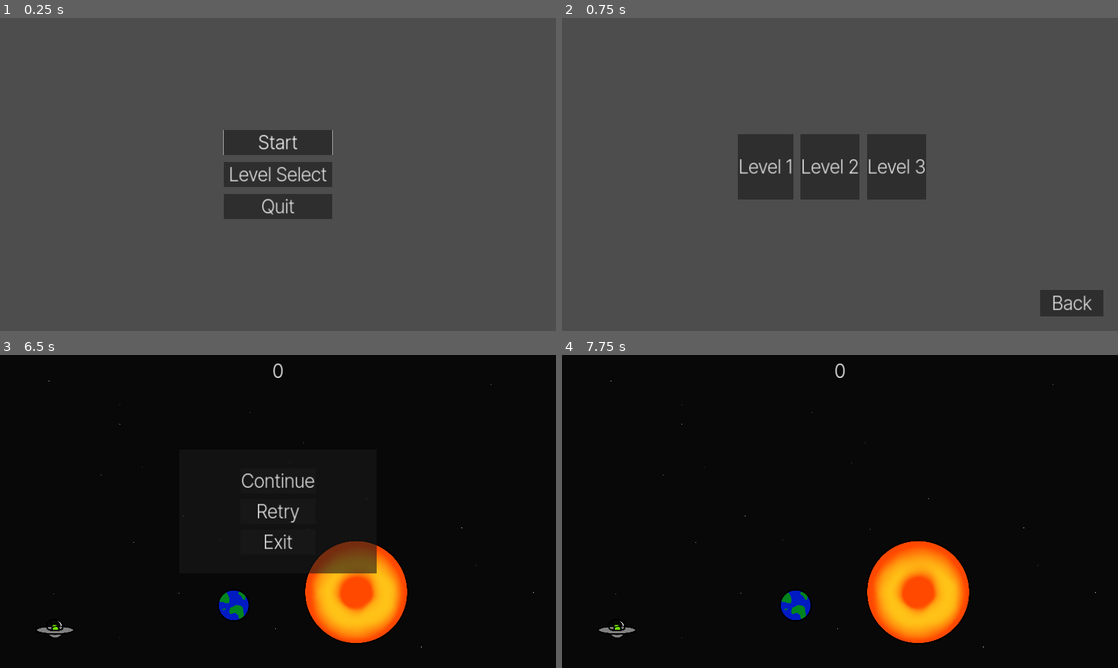
Above: before the commit, frames 1-4 (two rows, left to right).
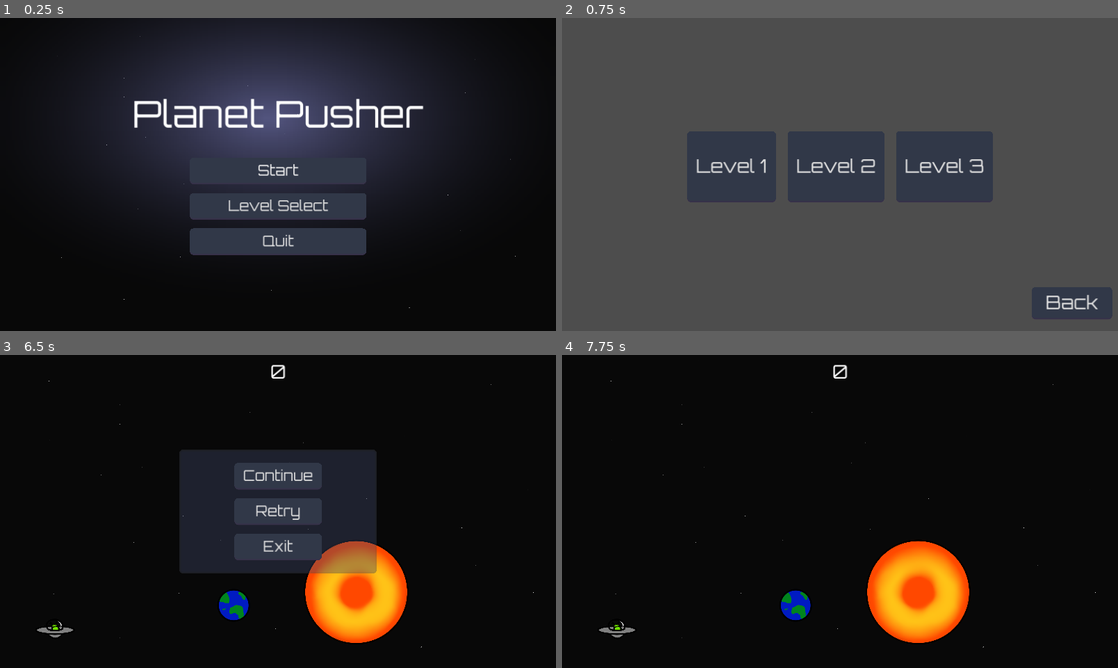
Above: after the commit, the same moments.

Repository: Afterglow375/godot_jam_03
Game: Godot game, scene res://scenes/ui/main_menu.tscn
Same seed, same stepped clock (60 frames per second), same inputs: the game is played once before the commit and once after it.
Inputs (mouse positions are in pixels of both pictures, inside the frame that each line leads up to):
- Up to frame 1 (0.25 s): no input
- Up to frame 2 (0.75 s): click "Level Select" at 0.5 s
- Up to frame 3 (6.5 s): click "Back" at 1.25 s; click "Start" at 2 s; tap Enter at 2.75, 5.75 s; drag from (55, 630) to (355, 592) at 2.77 s; drag from (166, 527) to (55, 630) at 3.52 s; move the mouse to (333, 442) at 4.27 s; tap R at 4.35, 5.85 s; click (333, 442) at 4.42 s; tap Space at 5 s; drag from (250, 574) to (111, 464) at 5.02 s; move the mouse to (444, 558) at 5.77 s; click (444, 558) at 5.92 s; tap Escape at 6.4 s
- Up to frame 4 (7.75 s): click "Retry" at 6.5 s; tap Space at 7.25 s; drag from (673, 464) to (756, 433) at 7.27 s

The runs differ from the first frame. In frame 1, 97% of the frame differs, in the area x 0-100%, y 0-100%; in frame 2, 14%; in frame 3, 13%; in frame 4, 0.1%.

Commit message:
Added theme

Diff:
--- /dev/null
+++ b/assets/themes/new_style_box_texture.tres
@@ -0,0 +1,11 @@
+[gd_resource type="StyleBoxTexture" load_steps=3 format=3 uid="uid://ng87h8xf338s"]
+
+[sub_resource type="Gradient" id="Gradient_uyamb"]
+offsets = PackedFloat32Array(0.00649351, 1)
+colors = PackedColorArray(0.245331, 0.286768, 0.414393, 1, 0.367233, 0.289591, 0.47631, 1)
+
+[sub_resource type="GradientTexture2D" id="GradientTexture2D_f5y6m"]
+gradient = SubResource("Gradient_uyamb")
+
+[resource]
+texture = SubResource("GradientTexture2D_f5y6m")
--- /dev/null
+++ b/assets/themes/theme.tres
@@ -0,0 +1,67 @@
+[gd_resource type="Theme" load_steps=6 format=3 uid="uid://cevaq6y06kp6a"]
+
+[sub_resource type="StyleBoxEmpty" id="StyleBoxEmpty_6oe5d"]
+
+[sub_resource type="StyleBoxFlat" id="StyleBoxFlat_5qx0n"]
+bg_color = Color(0.109804, 0.129412, 0.172549, 1)
+border_color = Color(0.219608, 0.188235, 0.290196, 1)
+border_blend = true
+corner_radius_top_left = 25
+corner_radius_top_right = 25
+corner_radius_bottom_right = 25
+corner_radius_bottom_left = 25
+expand_margin_left = 60.0
+expand_margin_top = 20.0
+expand_margin_right = 60.0
+expand_margin_bottom = 20.0
+shadow_size = 25
+
+[sub_resource type="StyleBoxFlat" id="StyleBoxFlat_ajdus"]
+bg_color = Color(0.192157, 0.219608, 0.282353, 1)
+border_width_bottom = 15
+border_color = Color(0.219608, 0.188235, 0.290196, 1)
+border_blend = true
+corner_radius_top_left = 25
+corner_radius_top_right = 25
+corner_radius_bottom_right = 25
+corner_radius_bottom_left = 25
+expand_margin_left = 60.0
+expand_margin_top = 20.0
+expand_margin_right = 60.0
+expand_margin_bottom = 20.0
+anti_aliasing_size = 3.0
+
+[sub_resource type="StyleBoxFlat" id="StyleBoxFlat_q4dfh"]
+bg_color = Color(0.0392157, 0.0627451, 0.0941176, 1)
+corner_radius_top_left = 25
+corner_radius_top_right = 25
+corner_radius_bottom_right = 25
+corner_radius_bottom_left = 25
+expand_margin_left = 60.0
+expand_margin_top = 20.0
+expand_margin_right = 60.0
+expand_margin_bottom = 20.0
+shadow_size = 25
+anti_aliasing_size = 2.0
+
+[sub_resource type="StyleBoxFlat" id="StyleBoxFlat_hwyyn"]
+bg_color = Color(0.254902, 0.286275, 0.407843, 0.392157)
+border_width_left = 15
+border_width_top = 15
+border_width_right = 15
+border_width_bottom = 15
+border_color = Color(0.227451, 0.25098, 0.286275, 0.392157)
+border_blend = true
+corner_radius_top_left = 25
+corner_radius_top_right = 25
+corner_radius_bottom_right = 25
+corner_radius_bottom_left = 25
+
+[resource]
+Button/font_sizes/font_size = 99
+Button/styles/focus = SubResource("StyleBoxEmpty_6oe5d")
+Button/styles/hover = SubResource("StyleBoxFlat_5qx0n")
+Button/styles/normal = SubResource("StyleBoxFlat_ajdus")
+Button/styles/pressed = SubResource("StyleBoxFlat_q4dfh")
+Label/font_sizes/font_size = 99
+Panel/styles/panel = SubResource("StyleBoxFlat_hwyyn")
--- a/project.godot
+++ b/project.godot
@@ -28,4 +28,5 @@
 
 [gui]
 
-theme/custom_font="res://assets/sprites/InterTight-Light.ttf"
+theme/custom="res://assets/themes/theme.tres"
+theme/custom_font="res://assets/themes/Orbitron-Regular.ttf"
--- a/scenes/ui/HUD.tscn
+++ b/scenes/ui/HUD.tscn
@@ -1,7 +1,6 @@
-[gd_scene load_steps=3 format=3 uid="uid://ta2p14py4etx"]
+[gd_scene load_steps=2 format=3 uid="uid://ta2p14py4etx"]
 
 [ext_resource type="Script" path="res://scripts/ui/hud.gd" id="1_yjnxe"]
-[ext_resource type="FontFile" uid="uid://bcf67jwh7668c" path="res://assets/sprites/InterTight-Light.ttf" id="2_51i8u"]
 
 [node name="HUD" type="CanvasLayer"]
 script = ExtResource("1_yjnxe")
@@ -14,7 +13,6 @@
 offset_right = 1.0
 offset_bottom = 185.0
 grow_horizontal = 2
-theme_override_fonts/font = ExtResource("2_51i8u")
 theme_override_font_sizes/font_size = 128
 text = "0"
 horizontal_alignment = 1
--- a/scenes/ui/level_select.tscn
+++ b/scenes/ui/level_select.tscn
@@ -24,7 +24,7 @@
 offset_bottom = 171.5
 grow_horizontal = 2
 grow_vertical = 2
-theme_override_constants/h_separation = 50
+theme_override_constants/h_separation = 200
 theme_override_constants/v_separation = 50
 columns = 3
 
--- a/scenes/ui/main_menu.tscn
+++ b/scenes/ui/main_menu.tscn
@@ -1,6 +1,20 @@
-[gd_scene load_steps=2 format=3 uid="uid://boq48eug3yug0"]
+[gd_scene load_steps=7 format=3 uid="uid://boq48eug3yug0"]
 
 [ext_resource type="Script" path="res://scripts/ui/menu.gd" id="1_x2me4"]
+[ext_resource type="Theme" uid="uid://cevaq6y06kp6a" path="res://assets/themes/theme.tres" id="2_xw1io"]
+[ext_resource type="Texture2D" uid="uid://cydcmq3u4et4h" path="res://assets/sprites/background.png" id="3_8smui"]
+
+[sub_resource type="Gradient" id="Gradient_3heqq"]
+colors = PackedColorArray(0.639216, 0.654902, 1, 0.490196, 0, 0, 0, 0)
+
+[sub_resource type="GradientTexture2D" id="GradientTexture2D_uxcsb"]
+gradient = SubResource("Gradient_3heqq")
+fill = 1
+fill_from = Vector2(0.483871, 0.317204)
+fill_to = Vector2(0, 0.75)
+
+[sub_resource type="StyleBoxTexture" id="StyleBoxTexture_aiu0g"]
+texture = SubResource("GradientTexture2D_uxcsb")
 
 [node name="Menu" type="Control"]
 layout_mode = 3
@@ -10,7 +24,36 @@
 grow_horizontal = 2
 grow_vertical = 2
 pivot_offset = Vector2(1813, 1697)
+theme = ExtResource("2_xw1io")
 script = ExtResource("1_x2me4")
+
+[node name="Background" type="Sprite2D" parent="."]
+position = Vector2(1920, 1080)
+texture = ExtResource("3_8smui")
+
+[node name="Panel" type="Panel" parent="."]
+layout_mode = 0
+offset_right = 3840.0
+offset_bottom = 2160.0
+theme_override_styles/panel = SubResource("StyleBoxTexture_aiu0g")
+
+[node name="Label" type="Label" parent="."]
+layout_mode = 1
+anchors_preset = 8
+anchor_left = 0.5
+anchor_top = 0.5
+anchor_right = 0.5
+anchor_bottom = 0.5
+offset_left = -1006.5
+offset_top = -583.0
+offset_right = 1006.5
+offset_bottom = -261.0
+grow_horizontal = 2
+grow_vertical = 2
+theme_override_font_sizes/font_size = 256
+text = "Planet Pusher"
+horizontal_alignment = 1
+vertical_alignment = 1
 
 [node name="VBoxContainer" type="VBoxContainer" parent="."]
 layout_mode = 1
@@ -19,27 +62,26 @@
 anchor_top = 0.5
 anchor_right = 0.5
 anchor_bottom = 0.5
-offset_left = -49.5
-offset_top = -50.5
-offset_right = 49.5
-offset_bottom = 50.5
+offset_left = -549.5
+offset_top = -85.0
+offset_right = 550.5
+offset_bottom = 525.0
 grow_horizontal = 2
 grow_vertical = 2
-theme_override_constants/separation = 50
+theme_override_constants/separation = 100
 
 [node name="StartButton" type="Button" parent="VBoxContainer"]
 layout_mode = 2
-theme_override_font_sizes/font_size = 128
+theme = ExtResource("2_xw1io")
+theme_override_font_sizes/font_size = 0
 text = "Start"
 
 [node name="LevelSelectButton" type="Button" parent="VBoxContainer"]
 layout_mode = 2
-theme_override_font_sizes/font_size = 128
 text = " Level Select "
 
 [node name="QuitButton" type="Button" parent="VBoxContainer"]
 layout_mode = 2
-theme_override_font_sizes/font_size = 128
 text = "Quit"
 
 [connection signal="pressed" from="VBoxContainer/StartButton" to="." method="_on_start_button_pressed"]
--- a/scenes/ui/pause_menu.tscn
+++ b/scenes/ui/pause_menu.tscn
@@ -1,7 +1,6 @@
-[gd_scene load_steps=3 format=3 uid="uid://du7btdyj4ge44"]
+[gd_scene load_steps=2 format=3 uid="uid://du7btdyj4ge44"]
 
 [ext_resource type="Script" path="res://scripts/ui/pause_menu.gd" id="1_0pi5o"]
-[ext_resource type="FontFile" uid="uid://bcf67jwh7668c" path="res://assets/sprites/InterTight-Light.ttf" id="2_0v0cw"]
 
 [node name="CanvasLayer" type="CanvasLayer"]
 script = ExtResource("1_0pi5o")
@@ -47,21 +46,16 @@
 offset_bottom = 33.0
 grow_horizontal = 2
 grow_vertical = 2
-theme_override_constants/separation = 40
+theme_override_constants/separation = 100
 
 [node name="Continue" type="Button" parent="Control/Panel/VBoxContainer"]
 layout_mode = 2
-theme_override_fonts/font = ExtResource("2_0v0cw")
-theme_override_font_sizes/font_size = 128
 text = "Continue"
 
 [node name="Retry" type="Button" parent="Control/Panel/VBoxContainer"]
 layout_mode = 2
-theme_override_fonts/font = ExtResource("2_0v0cw")
-theme_override_font_sizes/font_size = 128
 text = "Retry"
 
 [node name="Exit" type="Button" parent="Control/Panel/VBoxContainer"]
 layout_mode = 2
-theme_override_font_sizes/font_size = 128
 text = "Exit"
--- a/scenes/ui/win_popup.tscn
+++ b/scenes/ui/win_popup.tscn
@@ -1,7 +1,6 @@
-[gd_scene load_steps=4 format=3 uid="uid://bm8xkbphah7sv"]
+[gd_scene load_steps=3 format=3 uid="uid://bm8xkbphah7sv"]
 
 [ext_resource type="Script" path="res://scripts/ui/win_popup.gd" id="1_8d536"]
-[ext_resource type="FontFile" uid="uid://bcf67jwh7668c" path="res://assets/sprites/InterTight-Light.ttf" id="2_gcixn"]
 [ext_resource type="AudioStream" uid="uid://c3w7enuyymyka" path="res://assets/audio/626950__maikkihapsis__tadaa.wav" id="3_4seb8"]
 
 [node name="WinPopup" type="CanvasLayer"]
@@ -21,32 +20,38 @@
 grow_vertical = 2
 
 [node name="VBoxContainer" type="VBoxContainer" parent="Panel"]
-layout_mode = 2
-offset_left = 713.0
-offset_top = 146.0
-offset_right = 1468.0
-offset_bottom = 778.0
+layout_mode = 1
+anchors_preset = -1
+anchor_left = 0.279
+anchor_top = 0.113
+anchor_right = 0.721
+anchor_bottom = 0.628
+offset_left = -454.499
+offset_top = 0.348999
+offset_right = 439.499
+offset_bottom = 0.44397
+grow_horizontal = 2
+grow_vertical = 2
+theme_override_constants/separation = 50
+alignment = 1
 
 [node name="Label" type="Label" parent="Panel/VBoxContainer"]
 layout_mode = 2
-theme_override_fonts/font = ExtResource("2_gcixn")
 theme_override_font_sizes/font_size = 128
-text = "You won!"
+text = "Level Cleared"
+horizontal_alignment = 1
 
 [node name="ShotsLabel" type="Label" parent="Panel/VBoxContainer"]
 layout_mode = 2
-theme_override_font_sizes/font_size = 128
 text = "Shots: 0"
 
 [node name="AccuracyLabel" type="Label" parent="Panel/VBoxContainer"]
 layout_mode = 2
-theme_override_font_sizes/font_size = 128
 text = "Accuracy: 0"
 
 [node name="TotalScoreLabel" type="Label" parent="Panel/VBoxContainer"]
 layout_mode = 2
-theme_override_font_sizes/font_size = 128
-text = "Total score: 0"
+text = "Total Score: 0"
 
 [node name="HBoxContainer" type="HBoxContainer" parent="Panel"]
 layout_mode = 1
@@ -61,21 +66,18 @@
 offset_bottom = -147.0
 grow_horizontal = 2
 grow_vertical = 0
-theme_override_constants/separation = 40
+theme_override_constants/separation = 175
 
 [node name="NextLevelButton" type="Button" parent="Panel/HBoxContainer"]
 layout_mode = 2
-theme_override_font_sizes/font_size = 128
 text = "Next Level"
 
 [node name="RetryButton" type="Button" parent="Panel/HBoxContainer"]
 layout_mode = 2
-theme_override_font_sizes/font_size = 128
 text = "Retry"
 
 [node name="LevelSelectButton" type="Button" parent="Panel/HBoxContainer"]
 layout_mode = 2
-theme_override_font_sizes/font_size = 128
 text = "Level Select"
 
 [node name="VictorySound" type="AudioStreamPlayer" parent="."]
--- a/scripts/entities/spaceship.gd
+++ b/scripts/entities/spaceship.gd
@@ -27,16 +27,14 @@
 	earth = get_node("../Earth")
 
 	# Connect to the Earth's signal
-	if earth:
-		earth.earth_stopped_moving.connect(_on_earth_stopped_moving)
+	earth.earth_stopped_moving.connect(_on_earth_stopped_moving)
 
 	# Connect to the win popup's victory signal - need to wait until level is ready
 	call_deferred("connect_to_win_popup")
 
 func connect_to_win_popup() -> void:
 	# The win popup is added by the level script, ensure it exists now
-	if level and level.has_method("add_win_popup") and level.win_popup:
-		level.win_popup.victory_achieved.connect(_on_victory_achieved)
+	level.win_popup.victory_achieved.connect(_on_victory_achieved)
 
 func _input_event(viewport, event, shape_idx):
 	if event is InputEventMouseButton:
Binary file removed: assets/sprites/InterTight-Light.ttf
Binary file added: assets/themes/Orbitron-Regular.ttf
Not shown, changed: assets/themes/Orbitron-Regular.ttf.import
